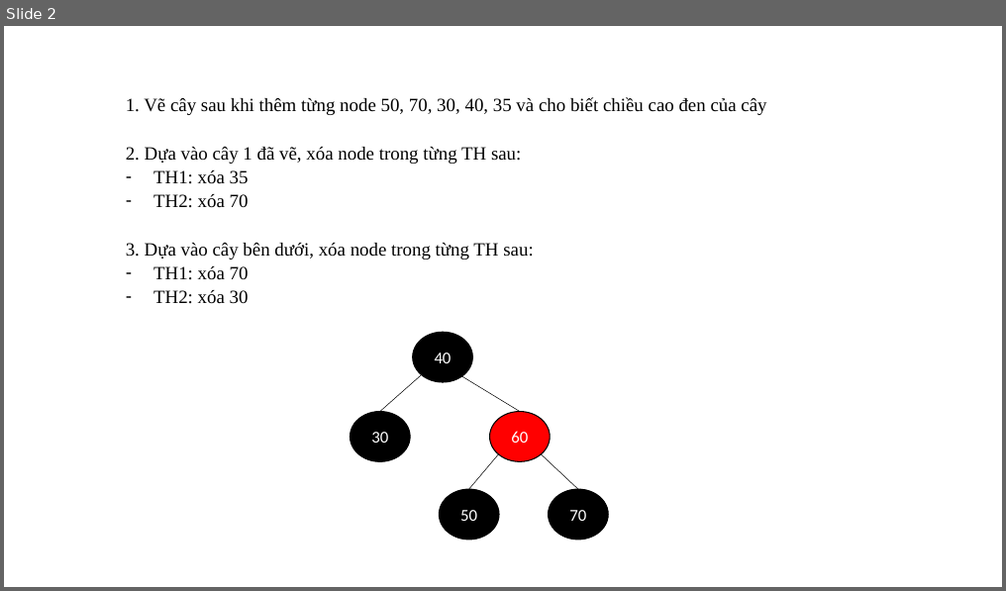
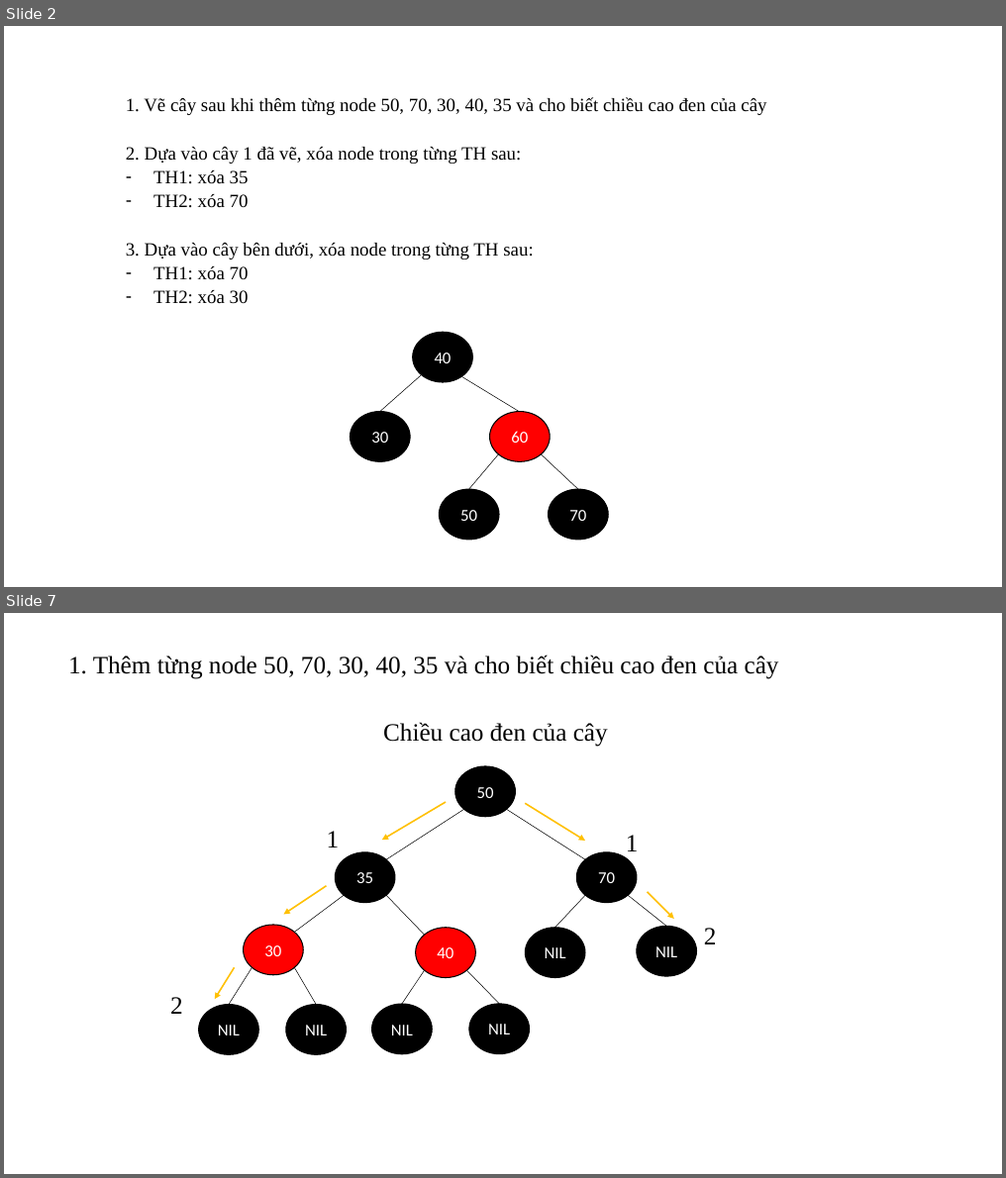
Before and after one commit to thinh-shito/Red-Black-Tree-Visualiztion, a slide deck: Homework.pptx. Shown one above the other, each under a label of ours: slide 2 before the commit, slides 2 and 7 after it; the slides between them are not shown. The pictures are 1006x591 and 1006x1178 pixels, drawn with LibreOffice and Linux fonts; fonts in the diff are those of the drawing. Boxes give left, top, right and bottom in pixels: in the first picture for what was removed or moved away, otherwise in the second. Text is boxed around its words. In the diff, an @@ line names an element or a change of style, - is before the commit and + after.

```diff
--- a/Homework.pptx
+++ b/Homework.pptx
@@ slide 7 added at <box>4,613,1002,1174</box>, background #FFFFFF @@
@@ text added at <box>68,655,779,679</box>, 24 pt, text #000000 @@
+1. Thêm từng node 50, 70, 30, 40, 35 và cho biết chiều cao đen của cây
@@ text added at <box>383,722,608,747</box>, 24 pt, text #000000 @@
+Chiều cao đen của cây
@@ ellipse added at <box>455,766,515,817</box>, fill #000000, outline #000000 1 pt, 16 pt, text #FFFFFF @@
+50
@@ arrow added from (446, 802) to (382, 840), #FFC000 1.5 pt @@
@@ line added from (386, 861) to (464, 809), #000000 0.5 pt @@
@@ line added from (586, 861) to (506, 809), #000000 0.5 pt @@
@@ arrow added from (525, 803) to (585, 841), #FFC000 1.5 pt @@
@@ text added at <box>327,831,340,848</box>, 24 pt, text #000000 @@
+1
@@ text added at <box>626,835,639,852</box>, 24 pt, text #000000 @@
+1
@@ ellipse added at <box>335,853,395,903</box>, fill #000000, outline #000000 1 pt, 16 pt, text #FFFFFF @@
+35
@@ ellipse added at <box>576,853,637,903</box>, fill #000000, outline #000000 1 pt, 16 pt, text #FFFFFF @@
+70
@@ arrow added from (327, 886) to (284, 915), #FFC000 1.5 pt @@
@@ line added from (344, 895) to (294, 932), #000000 0.5 pt @@
@@ line added from (386, 895) to (425, 935), #000000 0.5 pt @@
@@ line added from (555, 928) to (586, 895), #000000 0.5 pt @@
@@ line added from (666, 926) to (628, 895), #000000 0.5 pt @@
@@ arrow added from (648, 892) to (674, 919), #FFC000 1.5 pt @@
@@ ellipse added at <box>244,925,303,975</box>, fill #FF0000, outline #000000 1 pt, 16 pt, text #FFFFFF @@
+30
@@ ellipse added at <box>416,928,475,977</box>, fill #FF0000, outline #000000 1 pt, 16 pt, text #FFFFFF @@
+40
@@ ellipse added at <box>525,928,585,977</box>, fill #000000, outline #000000 1 pt, 16 pt, text #FFFFFF @@
+NIL
@@ ellipse added at <box>637,926,696,976</box>, fill #000000, outline #000000 1 pt, 16 pt, text #FFFFFF @@
+NIL
@@ text added at <box>704,928,717,945</box>, 24 pt, text #000000 @@
+2
@@ arrow added from (235, 967) to (214, 999), #FFC000 1.5 pt @@
@@ line added from (229, 1004) to (252, 967), #000000 0.5 pt @@
@@ line added from (316, 1004) to (294, 967), #000000 0.5 pt @@
@@ text added at <box>170,997,183,1014</box>, 24 pt, text #000000 @@
+2
@@ line added from (402, 1004) to (425, 970), #000000 0.5 pt @@
@@ line added from (500, 1004) to (466, 970), #000000 0.5 pt @@
@@ ellipse added at <box>199,1004,258,1055</box>, fill #000000, outline #000000 1 pt, 16 pt, text #FFFFFF @@
+NIL
@@ ellipse added at <box>286,1004,347,1055</box>, fill #000000, outline #000000 1 pt, 16 pt, text #FFFFFF @@
+NIL
@@ ellipse added at <box>372,1004,433,1054</box>, fill #000000, outline #000000 1 pt, 16 pt, text #FFFFFF @@
+NIL
@@ ellipse added at <box>469,1004,530,1054</box>, fill #000000, outline #000000 1 pt, 16 pt, text #FFFFFF @@
+NIL
```
Also in this commit, not shown: 1 slide changed, 14 other slides added, 1 other file.
